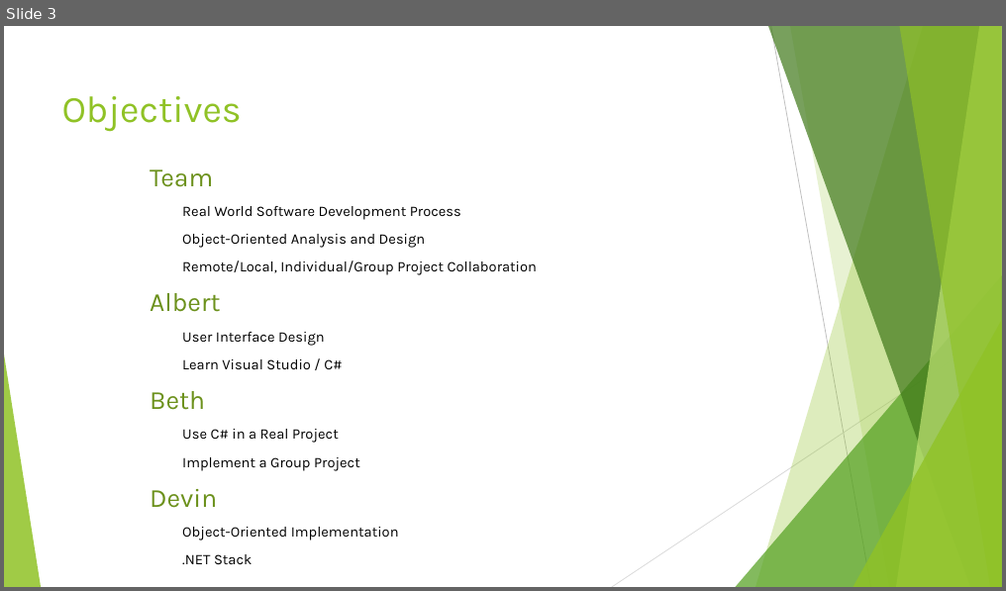
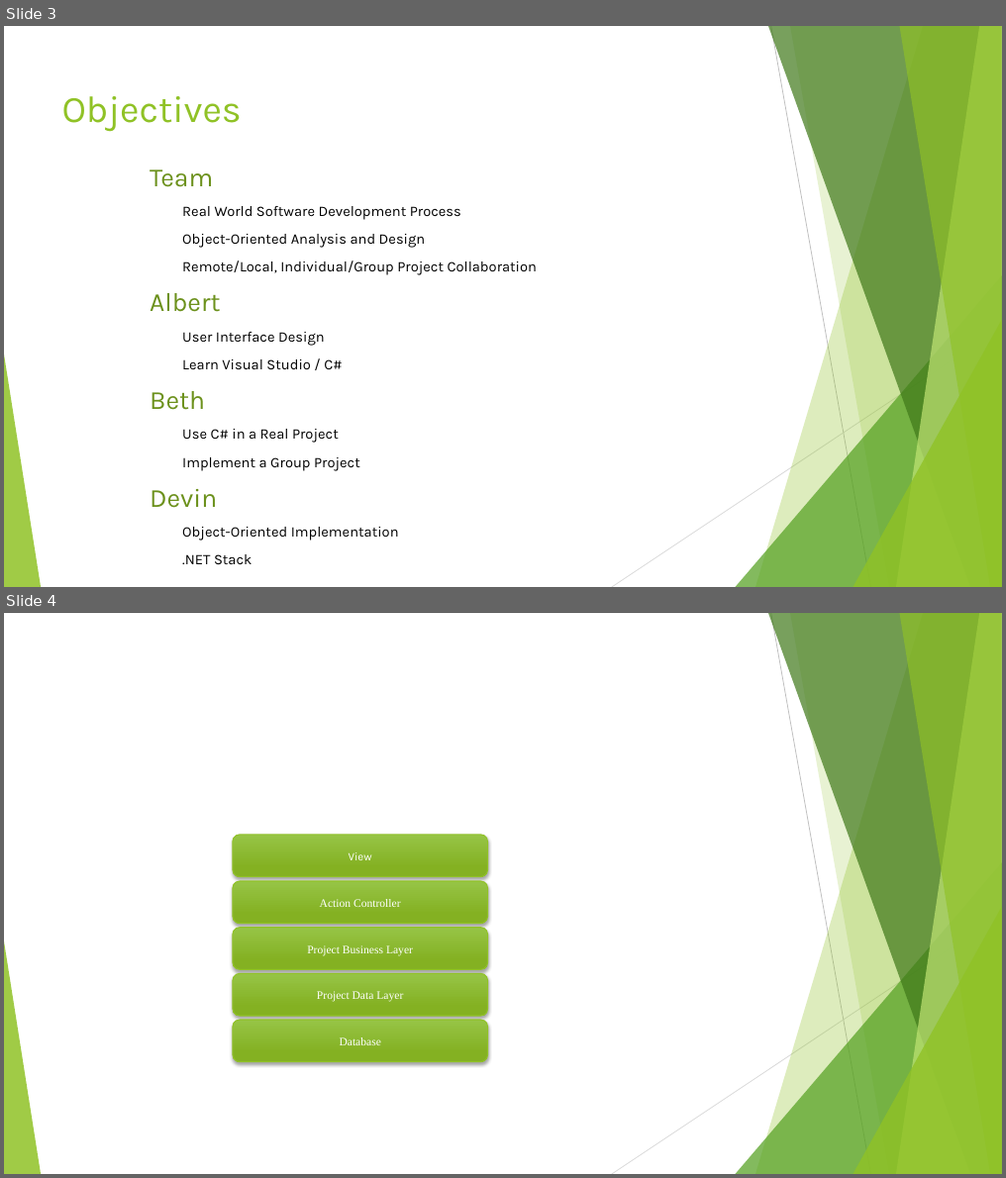
Before and after one commit to Project6/Planit, a slide deck: Final Project Documentation/CSC521.pptx. Shown one above the other, each under a label of ours: slide 3 before the commit, slides 3 and 4 after it. The pictures are 1006x591 and 1006x1178 pixels, drawn with LibreOffice and Linux fonts; fonts in the diff are those of the drawing. Boxes give left, top, right and bottom in pixels: in the first picture for what was removed or moved away, otherwise in the second. Text is boxed around its words. In the diff, an @@ line names an element or a change of style, - is before the commit and + after.

```diff
--- a/Final Project Documentation/CSC521.pptx
+++ b/Final Project Documentation/CSC521.pptx
@@ slide 4 added at <box>4,613,1002,1174</box>, background #FFFFFF; not listed: 10 template elements that a slide beside it also shows @@
@@ group added at <box>233,835,487,1062</box>: 5 rounded rectangles @@
+View
+Action Controller
+Project Business Layer
+Project Data Layer
+Database
```
Also in this commit, not shown: 2 slides changed, 1 other slide added.
